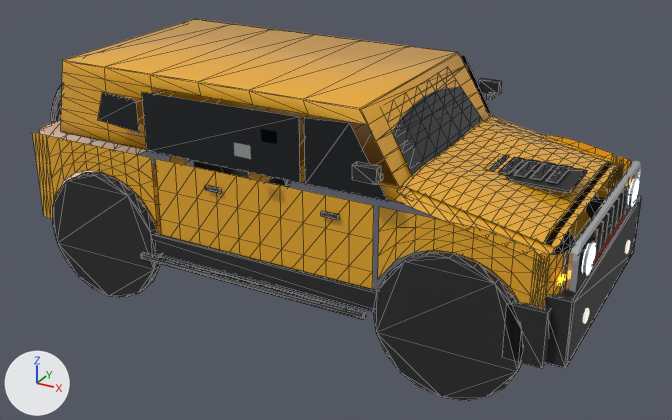
One commit to the glTF model assets/models/h2-low.glb: the scene before it, then after it.
Rendered twice from a 50 mm camera at (3.6, -6.36, 3.83) aimed at (0.09, 0.01, 0.65). The axes (+X, +Y, +Z) are drawn at lower left. The lights are the same throughout. The picture after the commit comes second. Mesh edges are drawn as thin lines on the coarser meshes. Vertices at exactly the same position are counted once.

Objects in the first picture: 'h2-body', 'h2-chrome', 'h2-glass', 'h2-trim' and 8 more.
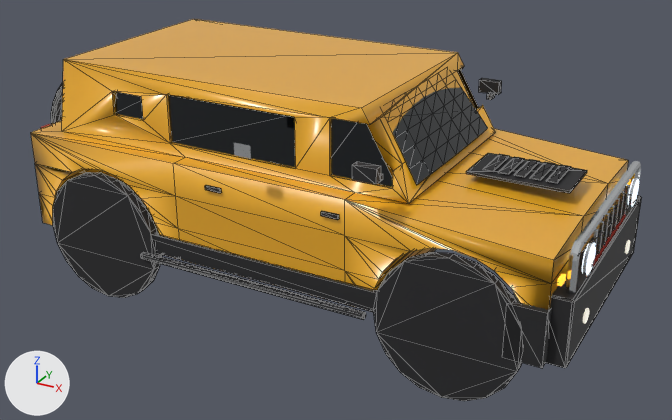
What differs and where, as boxes (x1, y1, x2, y2) in the pictures (672 x 420 px; the box of a moved part takes in the faces that stretch with it):
```json
{"object": "h2-body", "change": "reshaped", "before": [32, 19, 631, 308], "after": [30, 19, 628, 312]}
{"object": "h2-glass", "change": "reshaped", "before": [98, 55, 493, 202], "after": [115, 69, 488, 187]}
{"part": 1, "of": "me_h2_body", "change": "rebuilt", "before": [61, 19, 489, 203], "after": [30, 19, 628, 312]}
{"part": 2, "of": "me_h2_body", "change": "deleted", "before": [32, 116, 631, 308], "on screen": "orange"}
{"part": 3, "of": "me_h2_glass", "change": "moved or reshaped", "before": [460, 55, 493, 117], "after": [458, 69, 479, 110]}
{"part": 4, "of": "me_h2_glass", "change": "moved or reshaped", "before": [304, 118, 388, 202], "after": [331, 118, 392, 187]}
{"part": 5, "of": "me_h2_glass", "change": "moved or reshaped", "before": [142, 92, 300, 183], "after": [168, 95, 295, 168]}
{"part": 6, "of": "me_h2_glass", "change": "moved or reshaped", "before": [98, 92, 139, 133], "after": [115, 92, 143, 119]}
```

The change, as JSON lines over the scene's bpy script:
```json
{"block": "me_h2_body", "where": "# used by ob_h2_body; location = (0.0, 0.0, 0.0)"}
{"op": "remove", "block": "me_h2_body", "code": "me_h2_body.from_pydata(...)  # 861 vertices, 1196 faces; spans x -2.32..2.3, y -1.03..1.03, z 0.44..1.9"}
{"op": "add", "block": "me_h2_body", "code": "me_h2_body.from_pydata(...)  # 380 vertices, 756 faces; spans x -2.29..2.25, y -1.03..1.03, z 0.42..1.9"}
{"block": "me_h2_body", "change": "me_h2_body part 1: the loose piece of 132 vertices spanning x -2.08..1.16, y -0.9..0.9, z 1.26..1.9 is rebuilt with 380 vertices and now spans x -2.29..2.25, y -1.03..1.03, z 0.42..1.9"}
{"block": "me_h2_body", "change": "me_h2_body part 2: 20 loose pieces with 729 vertices, spanning x -2.32..2.3, y -1.03..1.03, z 0.44..1.9, are deleted"}
{"block": "me_h2_glass", "where": "# used by ob_h2_glass; location = (0.0, 0.0, 0.0)"}
{"op": "remove", "block": "me_h2_glass", "code": "me_h2_glass.from_pydata(...)  # 101 vertices, 120 faces; spans x -2.18..1.15, y -1.04..1.04, z 1.32..1.84"}
{"op": "add", "block": "me_h2_glass", "code": "me_h2_glass.from_pydata(...)  # 101 vertices, 120 faces; spans x -2.18..1.15, y -0.86..0.86, z 1.32..1.84"}
{"block": "me_h2_glass", "change": "me_h2_glass part 3: the loose piece of 4 vertices spanning x 0.42..1.08, y 1.04, z 1.32..1.84 is moved by (0.0, -0.18, 0.0)"}
{"block": "me_h2_glass", "change": "me_h2_glass part 4: the loose piece of 4 vertices spanning x 0.42..1.08, y -1.04, z 1.32..1.84 is moved by (0.0, 0.18, 0.0)"}
{"block": "me_h2_glass", "change": "me_h2_glass part 5: the loose piece of 4 vertices spanning x -1.02..0.38, y -1.04, z 1.32..1.82 is moved by (0.0, 0.18, 0.0)"}
{"block": "me_h2_glass", "change": "me_h2_glass part 6: the loose piece of 4 vertices spanning x -1.5..-1.08, y -1.04, z 1.46..1.74 is moved by (0.0, 0.18, 0.0)"}
{"block": "me_h2_glass", "change": "other edits to the shape of me_h2_glass do not show in these pictures"}
```
